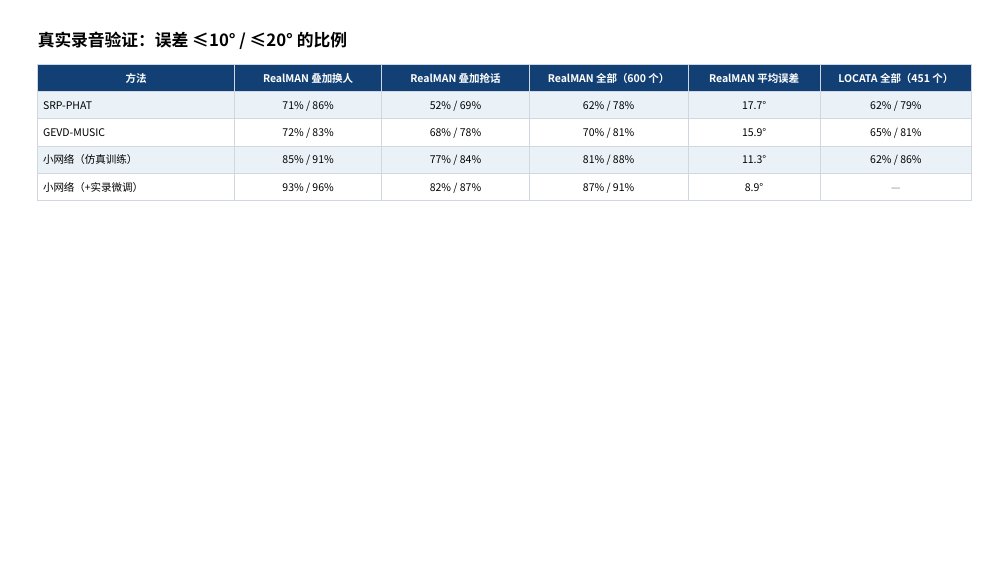
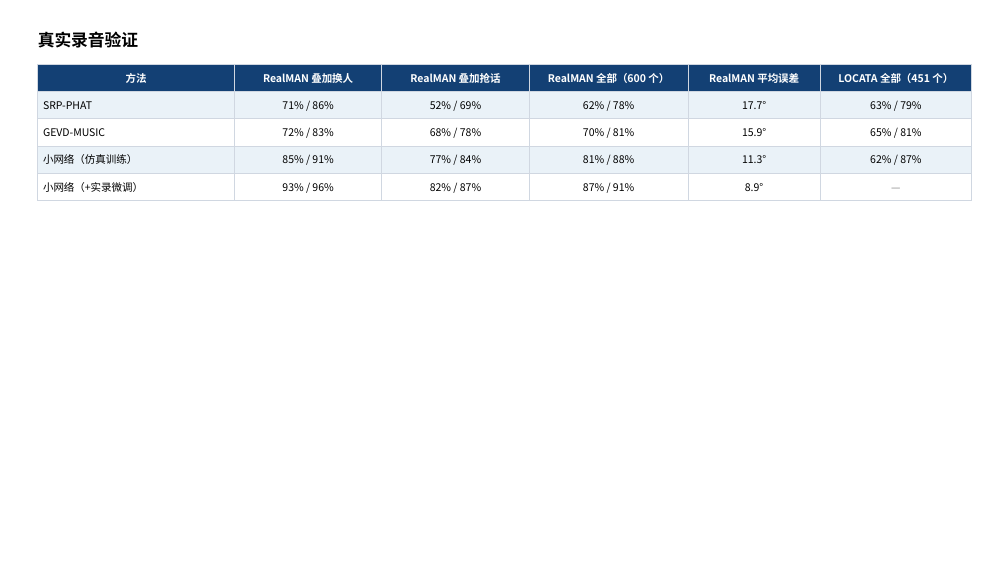
Before and after one commit to ZeroFoxxi/ssl-scene1, a slide deck: slide 4 of 01_场景一_摄像头声源定位/方案选型/场景一进展_会议室换人测向.pptx. Drawn at 1008x567 pixels with LibreOffice and Linux fonts; fonts in the diff are those of the drawing. Boxes give left, top, right and bottom in pixels: in the first picture for what was removed or moved away, otherwise in the second. Text is boxed around its words. In the diff, an @@ line names an element or a change of style, - is before the commit and + after.

```diff
--- a/01_场景一_摄像头声源定位/方案选型/场景一进展_会议室换人测向.pptx
+++ b/01_场景一_摄像头声源定位/方案选型/场景一进展_会议室换人测向.pptx
@@ text at [38, 31, 138, 48]: text changed @@
-真实录音验证：误差 ≤10° / ≤20° 的比例
+真实录音验证
@@ table at [38, 64, 972, 196] @@
-row 2, column 6: 62% / 79%
+row 2, column 6: 63% / 79%
-row 4, column 6: 62% / 86%
+row 4, column 6: 62% / 87%
```
Also in this commit, not shown: 3 other slides changed, 9 other files.
